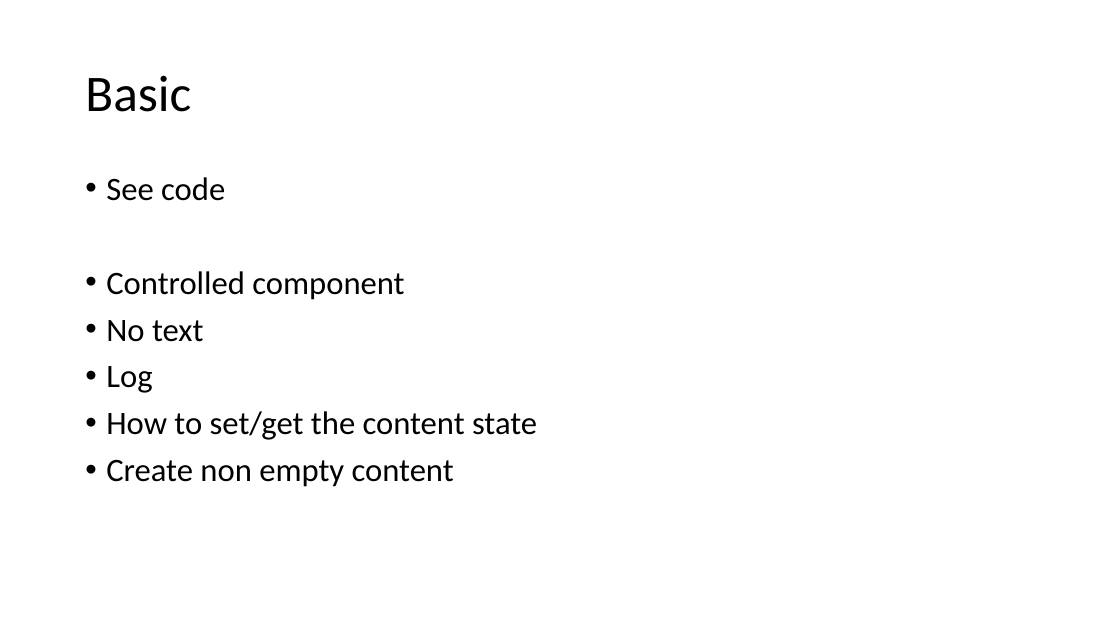
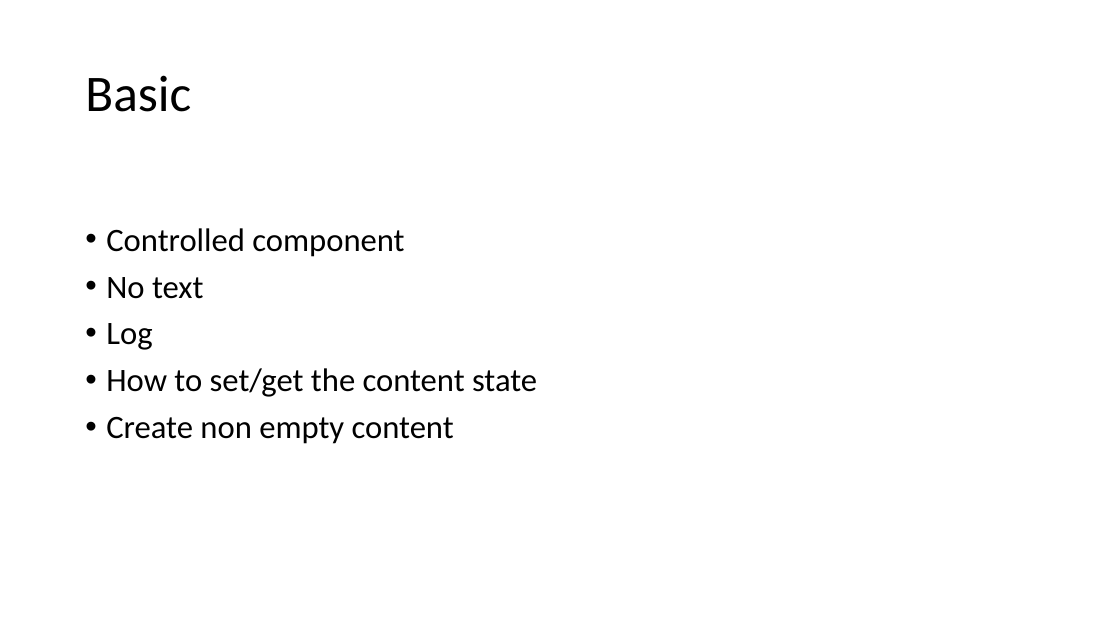
Before and after one commit to Daniel--cai/draft-js-retro, a slide deck: slide 8 of slide.pptx (slide 7 before the commit). Drawn at 1120x630 pixels with LibreOffice and Linux fonts; fonts in the diff are those of the drawing. Boxes give left, top, right and bottom in pixels: in the first picture for what was removed or moved away, otherwise in the second. Text is boxed around its words. In the diff, an @@ line names an element or a change of style, - is before the commit and + after.

```diff
--- a/slide.pptx
+++ b/slide.pptx
@@ text at <box>106,177,225,201</box>: paragraph removed @@
-• See code
```
Also in this commit, not shown: 8 other slides changed, 5 slides added, 1 slide removed, 12 other files.
